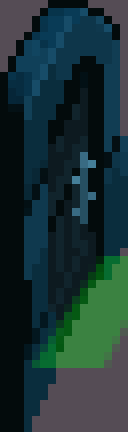
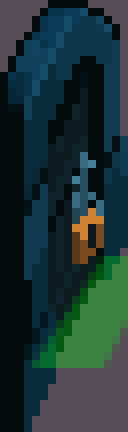
Layer changes from the first 128×432 image to the second:
added layer "RideDoorLeftLock.png" above "RideDoorLeft01.png" over [72, 192, 104, 264]
